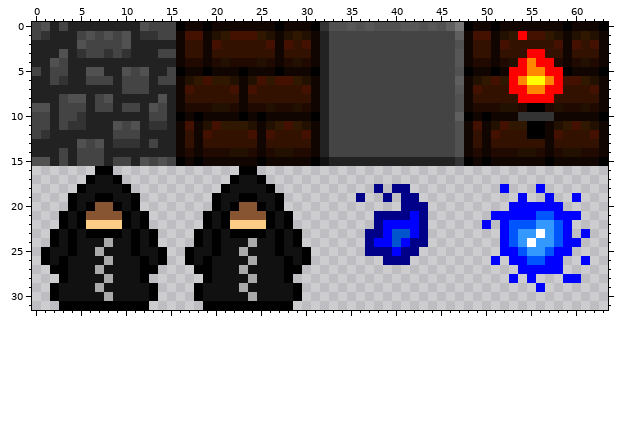
Pixel-art sprite -- sokoban.png. Above: the version before the commit.
The file is 64x32 pixels. Colours within 5 levels of each other are drawn and written as one.
After the commit:
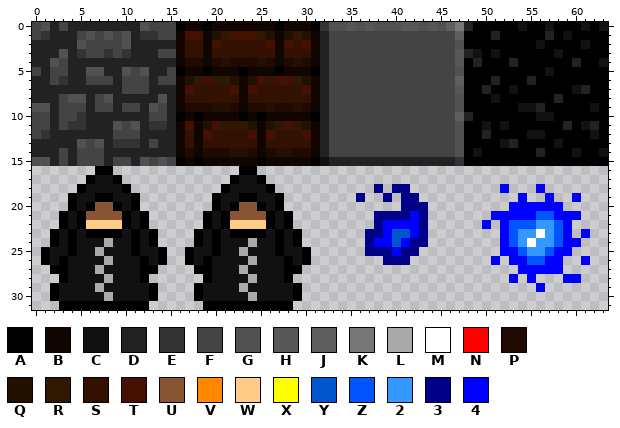
Palette (. is transparent): A #000000  B #100500  C #111111  D #222222  E #333333  F #444444  G #515151  H #575757  J #5f5f5f  K #777777  L #aaaaaa  M #ffffff  N #ff0000  P #200900  Q #221100  R #301700  S #331100  T #441100  U #885533  V #ff8800  W #ffcc88  X #ffff00  Y #0055cc  Z #0055ff  2 #3399ff  3 #000088  4 #0000ff
Difference:
{"y":0,"x":48,"old":"ABB","new":"DAA"}
{"y":0,"x":52,"old":"BBBBBBB","new":"AACAACA"}
{"y":0,"x":60,"old":"BBBA","new":"ACAC"}
{"y":1,"x":48,"old":"BTTBQRNTTRQBQRQB","new":"AAADAAAAADACAAAA"}
{"y":2,"x":48,"old":"BSSBTSSSSSTBTSTB","new":"AAAAAAAACAAAACAA"}
{"y":3,"x":48,"old":"BSSBSSSNNSSBSSSB","new":"DCACAAAAAACAAAAA"}
{"y":4,"x":48,"old":"BPPBPQNVNNPBPQPB","new":"ADAAADAAAAAADAAC"}
{"y":5,"x":49,"old":"BB","new":"AA"}
{"y":5,"x":52,"old":"BNNVVNN","new":"AAAAACA"}
{"y":5,"x":60,"old":"BBB","new":"AAA"}
{"y":6,"x":48,"old":"BQRTRNVXXVNTTRQB","new":"AAADAAADAAAAAAAA"}
{"y":7,"x":48,"old":"BTSSSNNVVNNSSSTB","new":"AADAACAAAAAACDAA"}
{"y":8,"x":48,"old":"BSSSSSNNNNSSSSSB","new":"AAACAAAAAADAAAAA"}
{"y":9,"x":48,"old":"BPPPQQPAAPQPPQPB","new":"AAAAAACCDAAAAACA"}
{"y":10,"x":48,"old":"AB","new":"DA"}
{"y":10,"x":51,"old":"BBBEEEEBBBBB","new":"AAAAACCAAAAA"}
{"y":11,"x":48,"old":"BTBQTRR","new":"AACACAA"}
{"y":11,"x":57,"old":"BQRTRQB","new":"AADACDA"}
{"y":12,"x":48,"old":"BSBTSSSAABTSSSTB","new":"AADAAAACCAAAAACA"}
{"y":13,"x":48,"old":"BSBSSSSSSBSSSSSB","new":"AAAACDAAAACAAAAA"}
{"y":14,"x":48,"old":"BPBPPPQQPBPQQPPB","new":"ACAAAAAADAAACAAC"}
{"y":15,"x":49,"old":"B","new":"A"}
{"y":15,"x":51,"old":"BBBBBB","new":"AAAAAA"}
{"y":15,"x":58,"old":"BBBBB","new":"AAAAA"}
{"label":"changed","picture_box":[464,22,608,166]}
